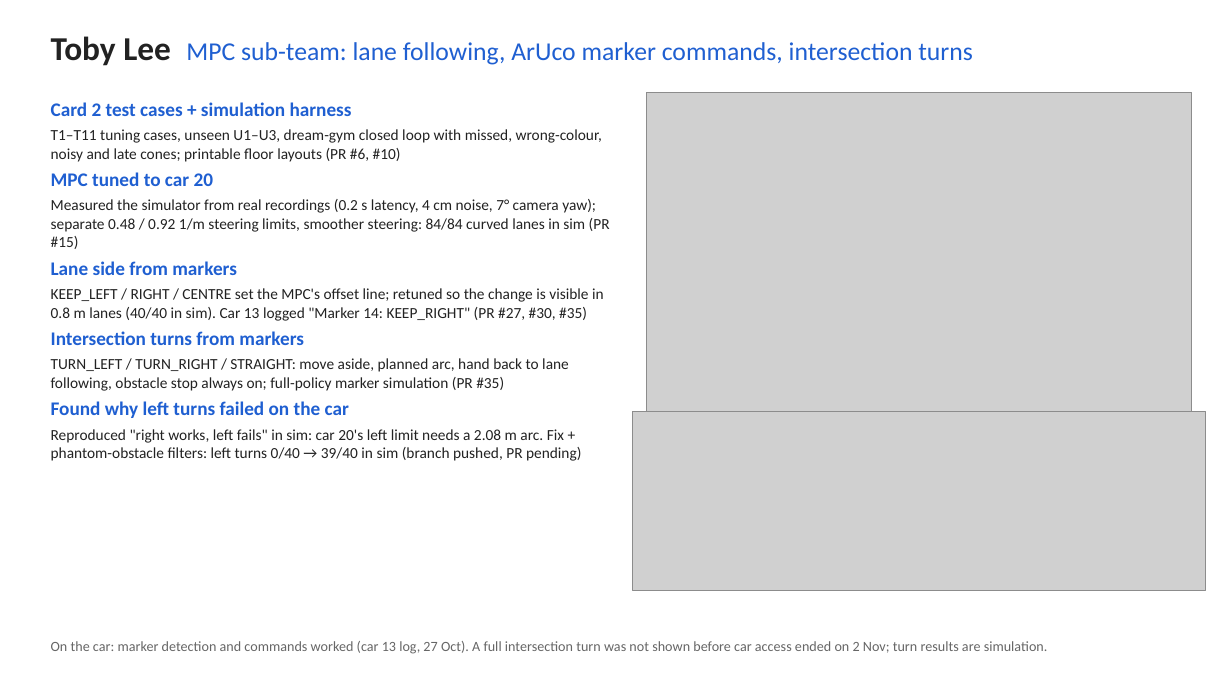
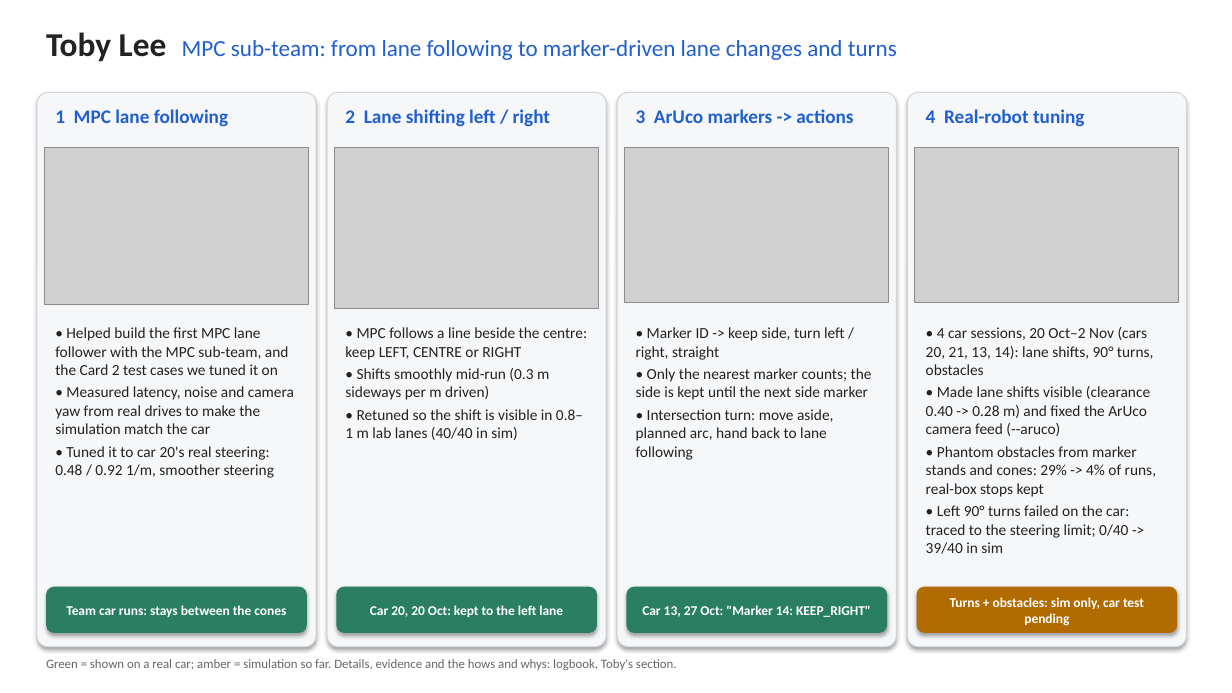
Before and after one commit to CiaranGruber/robotic-car-ai, a slide deck: slide 1 of docs/logbook/toby/slide/toby-lee-slide.pptx. Drawn at 1232x693 pixels with LibreOffice and Linux fonts; fonts in the diff are those of the drawing; grey boxes stand for pictures. Boxes give left, top, right and bottom in pixels: in the first picture for what was removed or moved away, otherwise in the second. Text is boxed around its words. In the diff, an @@ line names an element or a change of style, - is before the commit and + after.

Commit message:
docs(logbook): slide around the four main pieces of work; car 20 lane-side test
The slide now has one card each for MPC lane following, lane shifting,
ArUco marker actions and real-robot tuning, each with a figure and
whether it was shown on a car. The logbook adds the 20 Oct car 20
lane-side result and the 21 Oct car 21 lane-change finding.

```diff
--- a/docs/logbook/toby/slide/toby-lee-slide.pptx
+++ b/docs/logbook/toby/slide/toby-lee-slide.pptx
@@ text at (46,32,897,62): text changed; size 20 to 18 pt @@
-Toby Lee MPC sub-team: lane following, ArUco marker commands, intersection turns
+Toby Lee MPC sub-team: from lane following to marker-driven lane changes and turns
@@ rounded rectangle added at (37,92,316,647), fill #F6F7F9, outline #D0D4DA 0.75 pt @@
@@ text removed at (51,102,610,461) @@
-Card 2 test cases + simulation harness
-T1–T11 tuning cases, unseen U1–U3, dream-gym closed loop with missed, wrong-colour, noisy and late cones; printable floor layouts (PR #6, #10)
-MPC tuned to car 20
-Measured the simulator from real recordings (0.2 s latency, 4 cm noise, 7° camera yaw); separate 0.48 / 0.92 1/m steering limits, smoother steering: 84/84 curved lanes in sim (PR #15)
-Lane side from markers
-KEEP_LEFT / RIGHT / CENTRE set the MPC's offset line; retuned so the change is visible in 0.8 m lanes (40/40 in sim). Car 13 logged "Marker 14: KEEP_RIGHT" (PR #27, #30, #35)
-Intersection turns from markers
-TURN_LEFT / TURN_RIGHT / STRAIGHT: move aside, planned arc, hand back to lane following, obstacle stop always on; full-policy marker simulation (PR #35)
-Found why left turns failed on the car
-Reproduced "right works, left fails" in sim: car 20's left limit needs a 2.08 m arc. Fix + phantom-obstacle filters: left turns 0/40 → 39/40 in sim (branch pushed, PR pending)
@@ text added at (55,109,228,127), 15 pt, text #1F5FD1, bold @@
+1 MPC lane following
@@ rounded rectangle added at (327,92,606,647), fill #F6F7F9, outline #D0D4DA 0.75 pt @@
@@ text added at (345,109,550,127), 15 pt, text #1F5FD1, bold @@
+2 Lane shifting left / right
@@ rounded rectangle added at (617,92,897,647), fill #F6F7F9, outline #D0D4DA 0.75 pt @@
@@ text added at (636,109,853,123), 15 pt, text #1F5FD1, bold @@
+3 ArUco markers -> actions
@@ picture removed at (647,92,1192,421) @@
@@ rounded rectangle added at (908,92,1187,647), fill #F6F7F9, outline #D0D4DA 0.75 pt @@
@@ text added at (926,109,1084,127), 15 pt, text #1F5FD1, bold @@
+4 Real-robot tuning
@@ picture added at (44,148,309,304) @@
@@ picture added at (335,148,599,309) @@
@@ picture added at (625,148,889,302) @@
@@ picture added at (915,148,1179,302) @@
@@ text at (55,327,294,478): text changed; size 11 to 12 pt; text colour #666666 to #222222 @@
-On the car: marker detection and commands worked (car 13 log, 27 Oct). A full intersection turn was not shown before car access ended on 2 Nov; turn results are simulation.
+• Helped build the first MPC lane follower with the MPC sub-team, and the Card 2 test cases we tuned it on
+• Measured latency, noise and camera yaw from real drives to make the simulation match the car
+• Tuned it to car 20's real steering: 0.48 / 0.92 1/m, smoother steering
@@ text added at (345,327,587,440), 12 pt, text #222222 @@
+• MPC follows a line beside the centre: keep LEFT, CENTRE or RIGHT
+• Shifts smoothly mid-run (0.3 m sideways per m driven)
+• Retuned so the shift is visible in 0.8–1 m lab lanes (40/40 in sim)
@@ text added at (636,327,872,460), 12 pt, text #222222 @@
+• Marker ID -> keep side, turn left / right, straight
+• Only the nearest marker counts; the side is kept until the next side marker
+• Intersection turn: move aside, planned arc, hand back to lane following
@@ text added at (926,327,1156,554), 12 pt, text #222222 @@
+• 4 car sessions, 20 Oct–2 Nov (cars 20, 21, 13, 14): lane shifts, 90° turns, obstacles
+• Made lane shifts visible (clearance 0.40 -> 0.28 m) and fixed the ArUco camera feed (--aruco)
+• Phantom obstacles from marker stands and cones: 29% -> 4% of runs, real-box stops kept
+• Left 90° turns failed on the car: traced to the steering limit; 0/40 -> 39/40 in sim
@@ picture removed at (633,411,1206,591) @@
@@ rounded rectangle added at (46,587,307,633), fill #2A7F62, 10.5 pt, text #FFFFFF, bold @@
+Team car runs: stays between the cones
@@ rounded rectangle added at (336,587,597,633), fill #2A7F62, 10.5 pt, text #FFFFFF, bold @@
+Car 20, 20 Oct: kept to the left lane
@@ rounded rectangle added at (627,587,887,633), fill #2A7F62, 10.5 pt, text #FFFFFF, bold @@
+Car 13, 27 Oct: "Marker 14: KEEP_RIGHT"
@@ rounded rectangle added at (917,587,1177,633), fill #B26B00, 10.5 pt, text #FFFFFF, bold @@
+Turns + obstacles: sim only, car test pending
@@ text added at (46,659,677,670), 10 pt, text #666666 @@
+Green = shown on a real car; amber = simulation so far. Details, evidence and the hows and whys: logbook, Toby's section.
```
Also in this commit, not shown: 9 other files.
